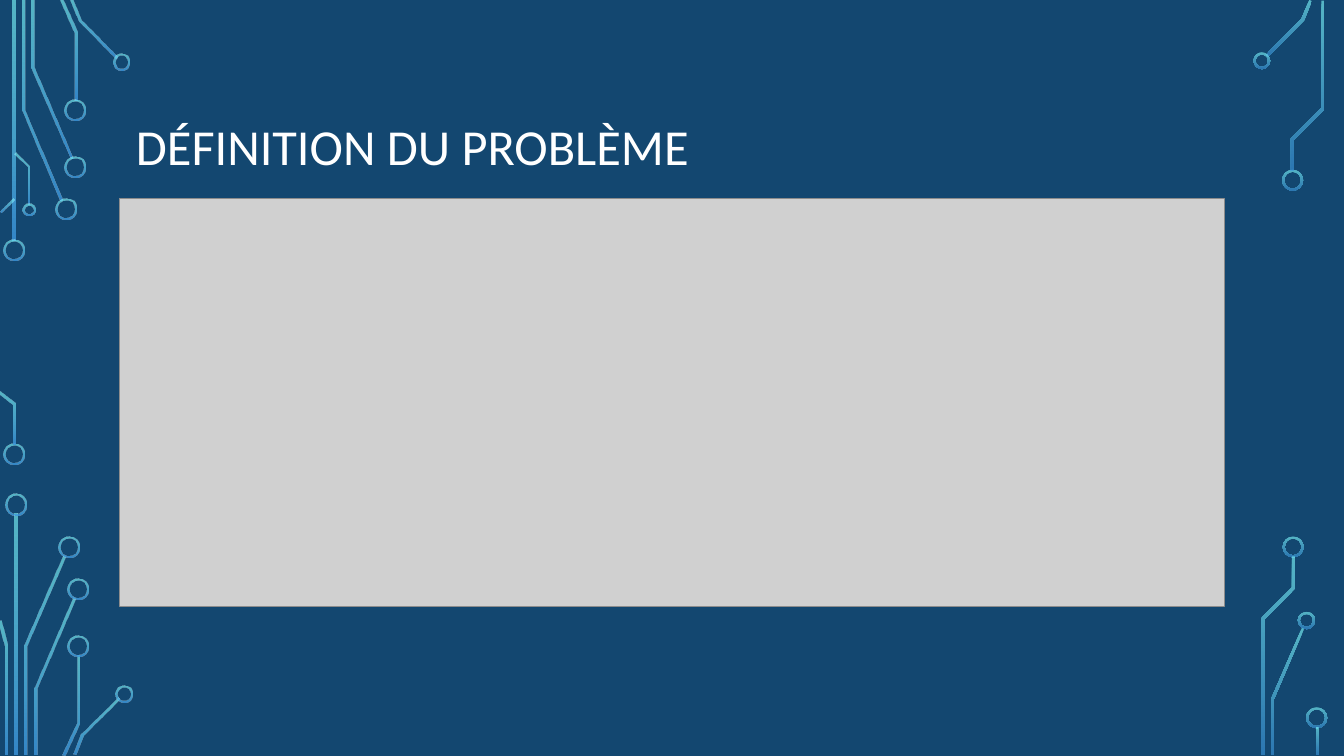
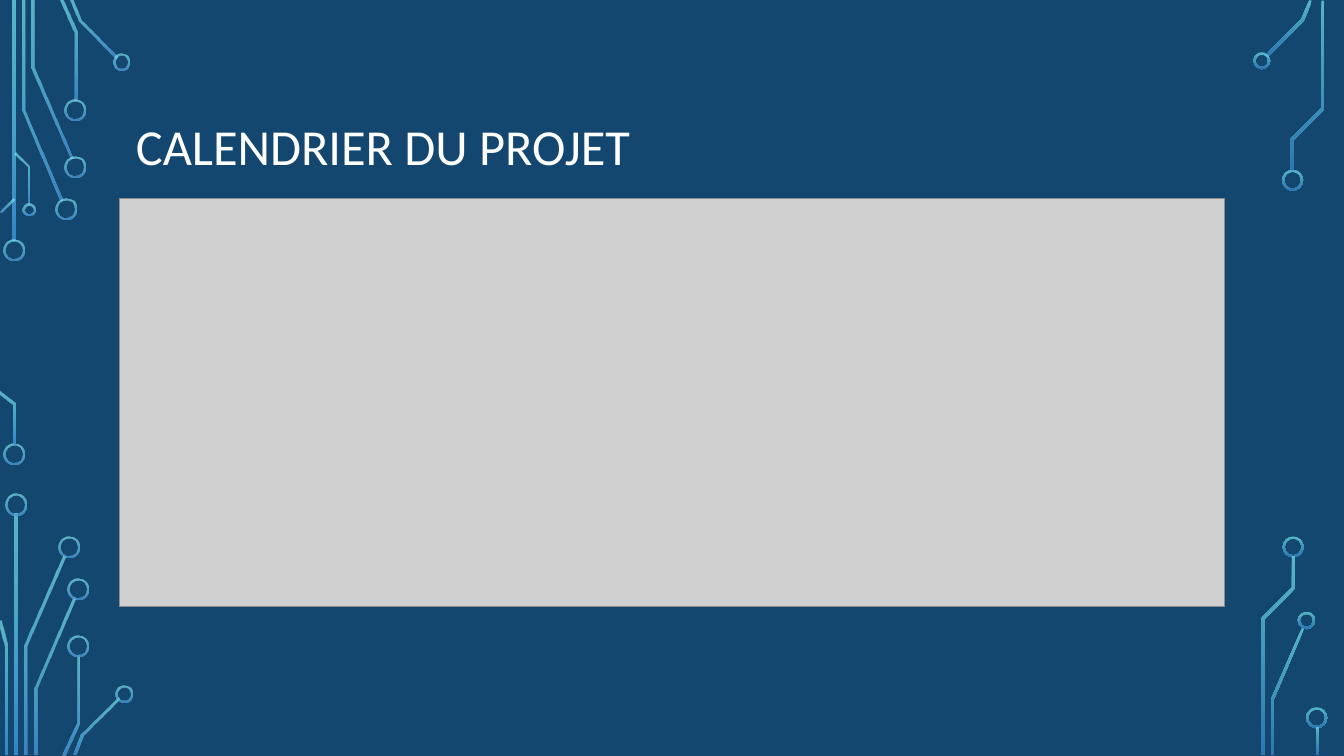
Before and after one commit to annie2695/UML_TPfinal, a slide deck: slide 5 of SLAP.pptx. Drawn at 1344x756 pixels with LibreOffice and Linux fonts; fonts in the diff are those of the drawing; grey boxes stand for pictures; background and template pictures are left out. Boxes give left, top, right and bottom in pixels: in the first picture for what was removed or moved away, otherwise in the second. Text is boxed around its words. In the diff, an @@ line names an element or a change of style, - is before the commit and + after.

```diff
--- a/SLAP.pptx
+++ b/SLAP.pptx
@@ title at (136,132,630,166): text changed @@
-DÉFINITION DU PROBLÈME
+CALENDRIER DU PROJET
```
Also in this commit, not shown: 2 other files.
